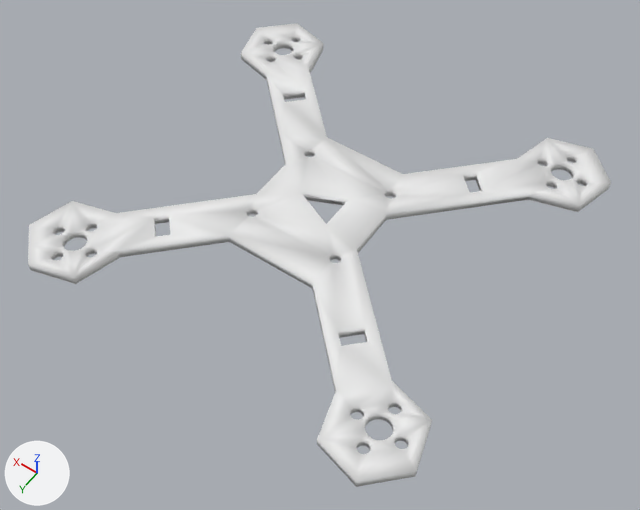
A saved change to the Blender file blender/custom.blend.
Camera for both pictures: a camera (50 mm lens) standing at (-0.0603, 0.0863, 0.1229) and looking at (-0.0013, 0.0038, -0.0068). Arrows for +X, +Y and +Z are at lower left; the lights stay in place.

Script lines for the objects in view, before the commit:
```python
me_frame_bottom = bpy.data.meshes.new('frame_bottom')
me_frame_bottom.from_pydata(...)  # 1073 vertices, 2258 faces; spans x -47.7..45.0, y -50.0..41.8, z 0.0..2.0
me_frame_bottom.polygons.foreach_set('use_smooth', [True] * 2258)
ob_frame_bottom = bpy.data.objects.new('frame_bottom', me_frame_bottom)
ob_frame_bottom.location = (0.0043, -0.0012, 0.0006)
ob_frame_bottom.rotation_euler = (0.0, 0.0, 4.729)  # degrees (0, 0, 271)
ob_frame_bottom.scale = (0.000881, 0.000881, 0.000881)
```
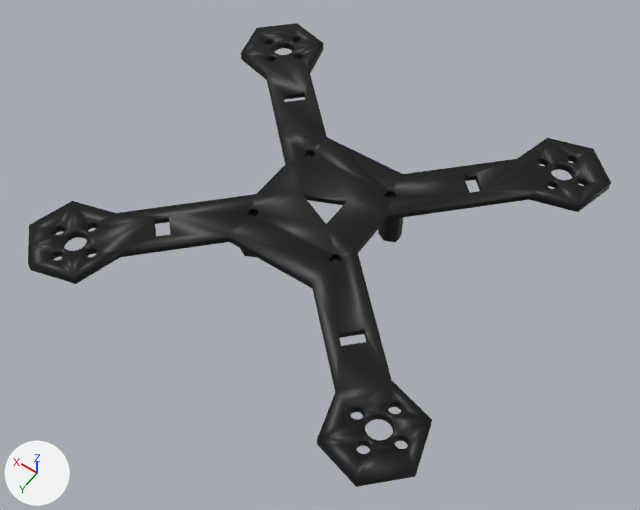
The newer file is also turned or shifted as a whole; pictures and numbers use the older file's frame.

Changed parts and their boxes [x1, y1, x2, y2] in the pictures (640 x 510 px):
'frame_bottom', recoloured (white to black)
    both: [28, 23, 611, 487]
'Leg.001', added (black)
    after: [378, 193, 403, 242]
'Leg.003', added
    after: [240, 211, 258, 257]
'Leg', added
    after: [329, 256, 341, 263]

Edits to the bpy script that builds the scene:
```text
Add mat_material_001:
    mat_material_001 = principled_material('Material.001')
    mat_material_001.base_color = (0.0, 0.0, 0.0)  # black #000000
Add mat_material_004:
    mat_material_004 = principled_material('Material.004')
    mat_material_004.base_color = (0.0, 0.0, 0.0)  # black #000000
Add mat_material_002:
    mat_material_002 = principled_material('Material.002')
    mat_material_002.base_color = (0.0, 0.0, 0.0)  # black #000000
Add mat_material_003:
    mat_material_003 = principled_material('Material.003')
    mat_material_003.base_color = (0.0, 0.0, 0.0)  # black #000000
Change me_frame_bottom:
    where me_frame_bottom.from_pydata(...)  # 1073 vertices, 2258 faces; spans x -47.7..45.0, y -50.0..41.8, z 0.0..2.0
    add me_frame_bottom.materials.append(mat_material_001)  # black #000000
Add me_leg_003:
    me_leg_003.from_pydata(...)  # a 6-sided cylinder along z spanning x -31.66..-27.66, y 28.0..32.0, z 0.0..10.0
    me_leg_003.polygons.foreach_set('use_smooth', [True] * 20)
    me_leg_003.materials.append(mat_material_004)  # black #000000
Add me_leg_001:
    me_leg_001.from_pydata(...)  # a 6-sided cylinder along z spanning x -31.66..-27.66, y 28.0..32.0, z 0.0..10.0
    me_leg_001.polygons.foreach_set('use_smooth', [True] * 20)
    me_leg_001.materials.append(mat_material_002)  # black #000000
Add me_leg:
    me_leg.from_pydata(...)  # a 6-sided cylinder along z spanning x -31.66..-27.66, y 28.0..32.0, z 0.0..10.0
    me_leg.polygons.foreach_set('use_smooth', [True] * 20)
    me_leg.materials.append(mat_material_003)  # black #000000
Add ob_leg_003:
    ob_leg_003 = bpy.data.objects.new('Leg.003', me_leg_003)
    ob_leg_003.location = (0.0405, -0.0209, -0.0085)
    ob_leg_003.scale = (0.001, 0.001, 0.001)
Add ob_leg_001:
    ob_leg_001 = bpy.data.objects.new('Leg.001', me_leg_001)
    ob_leg_001.location = (0.0212, -0.0391, -0.0085)
    ob_leg_001.scale = (0.001, 0.001, 0.001)
Add ob_leg:
    ob_leg = bpy.data.objects.new('Leg', me_leg)
    ob_leg.location = (0.0212, -0.0214, -0.0085)
    ob_leg.scale = (0.001, 0.001, 0.001)
```
